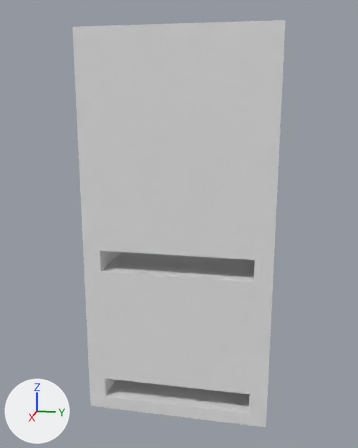
A saved change to the Blender file models/assembly.blend.
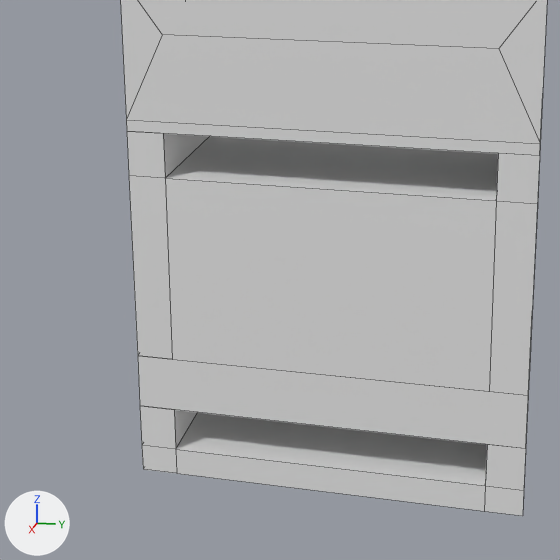
Each version appears first whole from a 50 mm camera at (18.11, 3.45, 3.57) aimed at (0.0, -0.18, -0.95), and next in a close-up on the part from 7% to 79% of the width and 42% to 100% of the height. Arrows for +X, +Y and +Z are at lower left; the lights stay in place. The close-ups show mesh edges as thin lines. The same objects are shown in both versions, whatever each file hides.
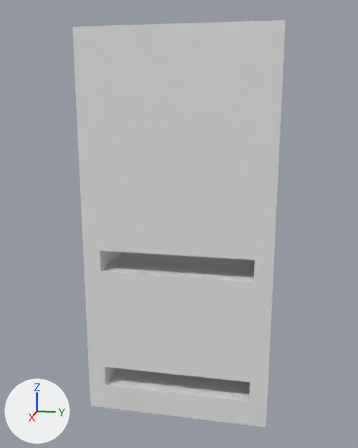
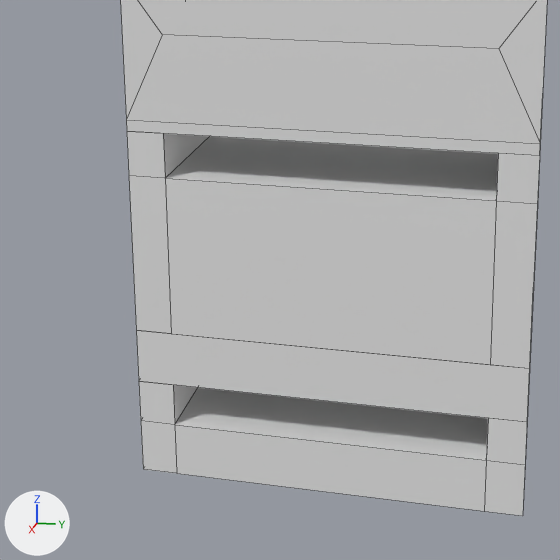
Boxes (x1, y1, x2, y2) around the edits, measured in the close-ups (560 x 560 px; the box of a moved part takes in the faces that stretch with it):
part 1 of me_cube_005, moved or reshaped
    both: (133, 240, 536, 501)

What the commit changed:
me_cube_005 has 74 vertices, 70 faces and spans x -3.45..3.45, y -1.6..1.6, z 2.19..16.39.
me_cube_005 is used by ob_cube_004; location (0.0, 0.0, -10.39); rotation (0.0, 0.0, 1.571), in degrees (0, 0, 90).
me_cube_005 part 1: all 28 vertices in x -3.45..3.45, y -1.6..1.6, z 2.69..4.5 are moved by (0.0, 0.0, 0.5).
